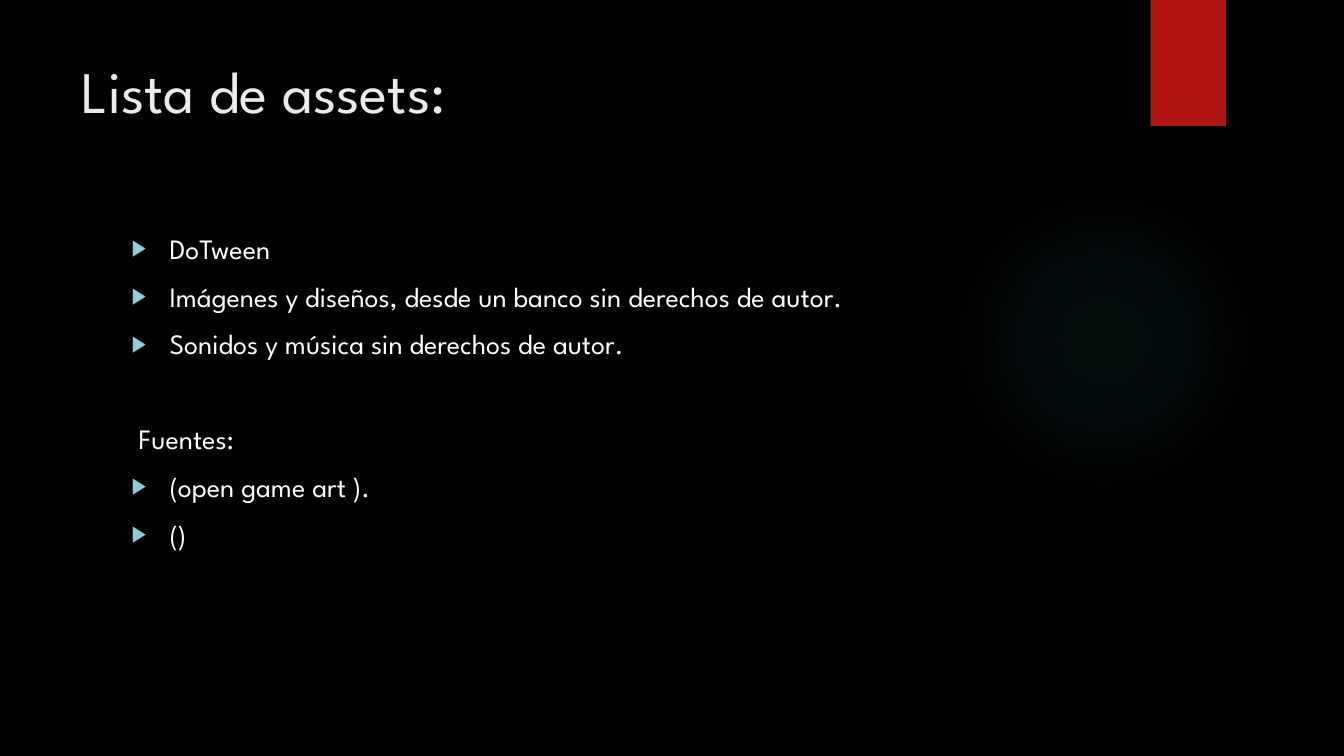
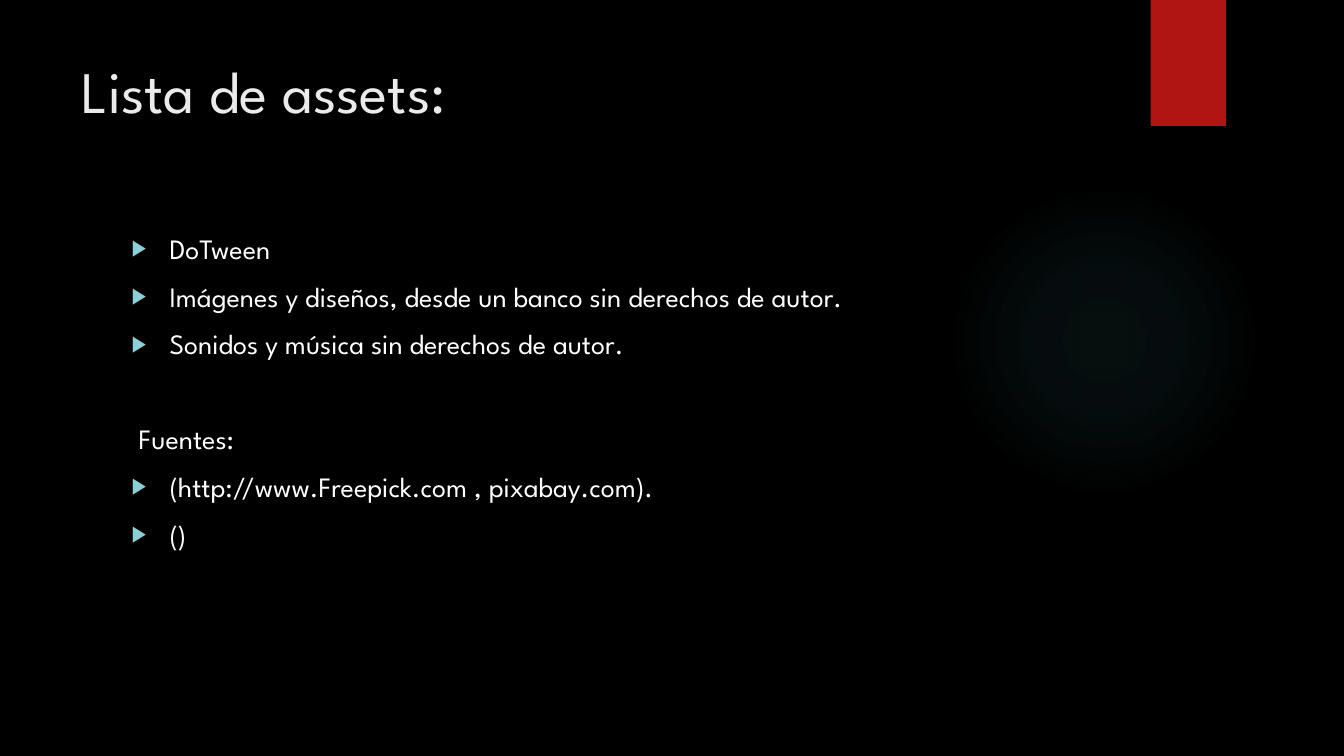
Before and after one commit to CristopherNicolas/Animales-Trabajo, a slide deck: slide 7 of Game design document farmGochi.pptx. Drawn at 1344x756 pixels with LibreOffice and Linux fonts; fonts in the diff are those of the drawing; background and template pictures are left out. Boxes give left, top, right and bottom in pixels: in the first picture for what was removed or moved away, otherwise in the second. Text is boxed around its words. In the diff, an @@ line names an element or a change of style, - is before the commit and + after.

```diff
--- a/Game design document farmGochi.pptx
+++ b/Game design document farmGochi.pptx
@@ text at (x1=170, y1=477, x2=653, y2=503): text changed @@
-▶ (open game art ).
+▶ (http://www.Freepick.com , pixabay.com).
```
Also in this commit, not shown: 5 other slides changed, 17 other files.
